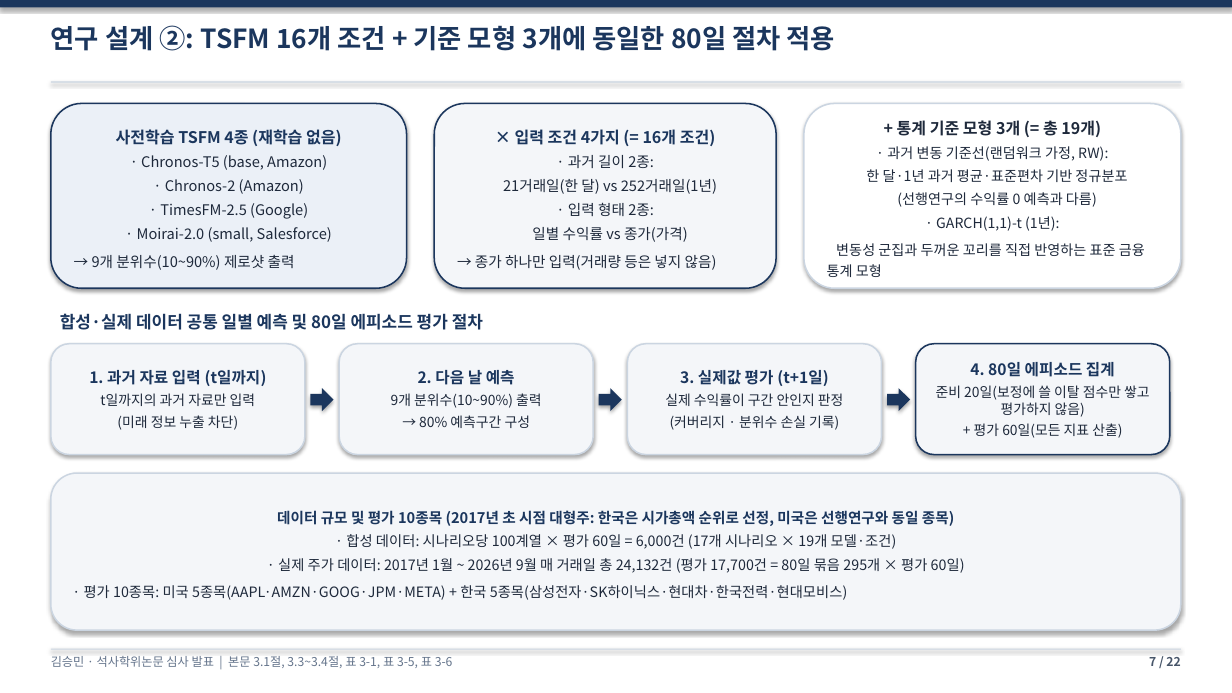
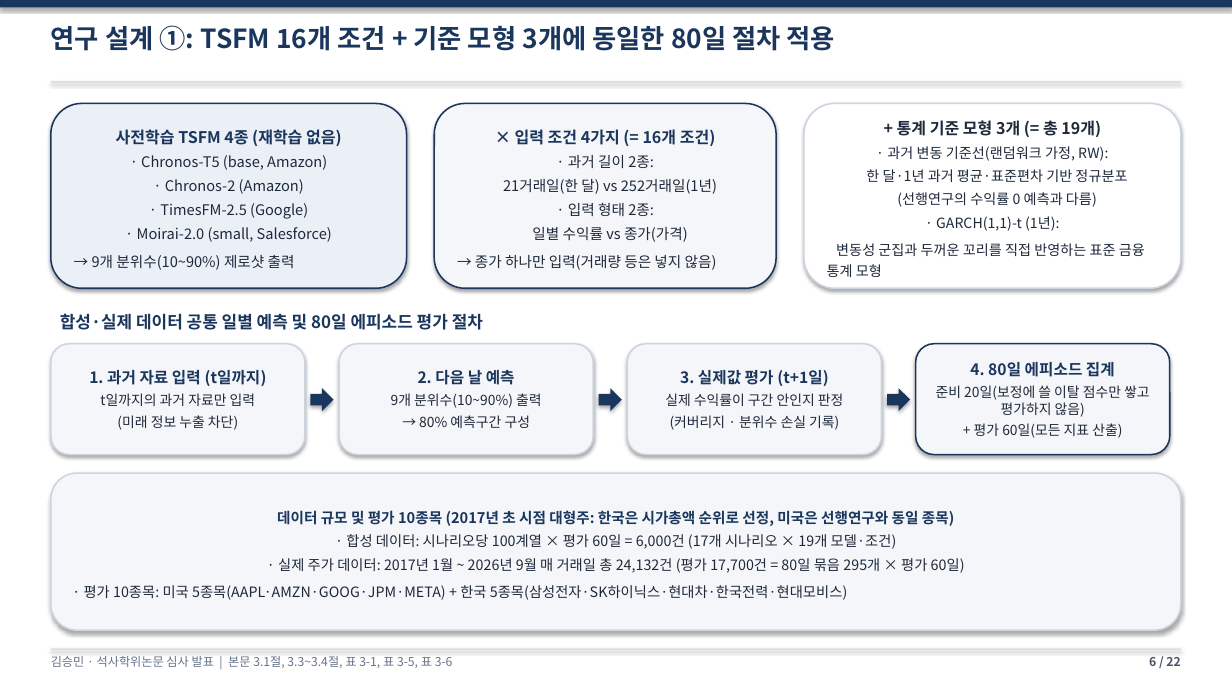
Before and after one commit to sapzzil/Master-thesis, a slide deck: slide 6 of 05_논문작성/석사학위논문_심사발표_v10.pptx (slide 7 before the commit). Drawn at 1232x693 pixels with LibreOffice and Linux fonts; fonts in the diff are those of the drawing. Boxes give left, top, right and bottom in pixels: in the first picture for what was removed or moved away, otherwise in the second. Text is boxed around its words. In the diff, an @@ line names an element or a change of style, - is before the commit and + after.

```diff
--- a/05_논문작성/석사학위논문_심사발표_v10.pptx
+++ b/05_논문작성/석사학위논문_심사발표_v10.pptx
@@ text at (51, 25, 835, 51): text changed @@
-연구 설계 ②: TSFM 16개 조건 + 기준 모형 3개에 동일한 80일 절차 적용
+연구 설계 ①: TSFM 16개 조건 + 기준 모형 3개에 동일한 80일 절차 적용
@@ text at (1149, 657, 1180, 666): text changed @@
-7 / 22
+6 / 22
```
Also in this commit, not shown: 1 other slide changed, 5 other files.
